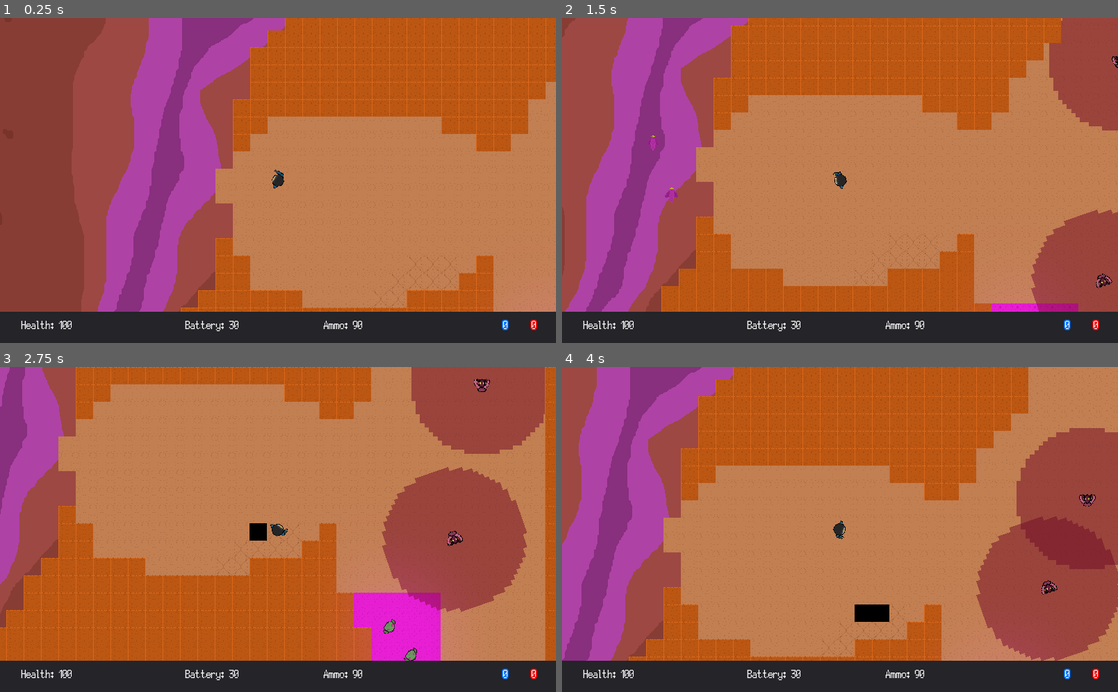
Above: before the commit, frames 1-4 (two rows, left to right).
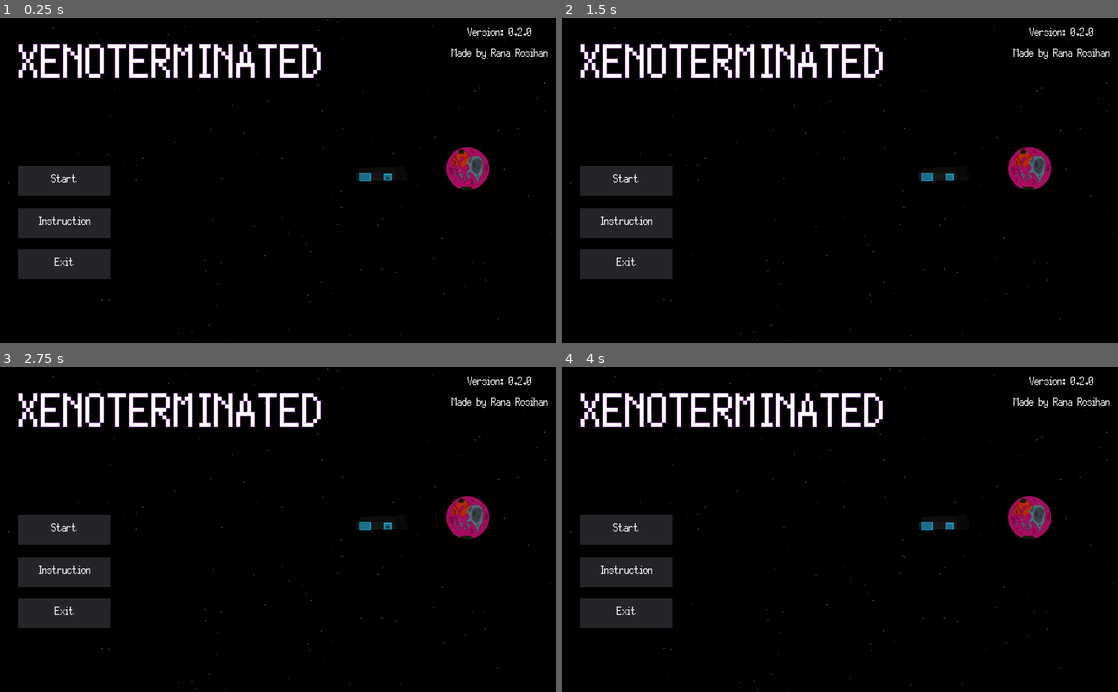
Above: after the commit, the same moments.

Repository: RanaIsHere/xenoterminated
Game: Godot game, scene res://scenes/MainMenu.tscn
Two runs of this game, one before a commit and one after it. Both use one fixed random seed, a clock stepped at 60 frames per second and the inputs below. Before the commit the project starts from res://scenes/world/stage_1.tscn.
Inputs (mouse positions are in pixels of both pictures, inside the frame that each line leads up to):
- Up to frame 1 (0.25 s): no input
- Up to frame 2 (1.5 s): move the mouse to (962, 164) at 0.52 s; hold D (right) 0.53-1.28 s; tap Space (observe) at 0.6 s; click (962, 164) at 0.67 s; move the mouse to (728, 196) at 1.27 s; hold S (down) from 1.28 s (still down); tap E (shoot) at 1.35 s
- Up to frame 3 (2.75 s): move the mouse to (333, 458) at 2.02 s; release S (down) at 2.03 s; hold D (right) from 2.03 s (still down); tap Space (observe) at 2.1 s
- Up to frame 4 (4 s): move the mouse to (812, 594) at 2.77 s; release D (right) at 2.78 s; hold W (up) 2.78-3.53 s; tap E (shoot) at 2.85 s; click (812, 594) at 2.92 s; move the mouse to (1006, 578) at 3.52 s; hold A (left) from 3.53 s (still down); tap Space (observe) at 3.6 s

The runs differ from the first frame. In frame 1, 100% of the frame differs, in the area x 0-100%, y 0-100%; in frame 2, 100%; in frame 3, 100%; in frame 4, 100%.

Commit message:
Xenoterminated v0.2.0

Diff:
--- a/project.godot
+++ b/project.godot
@@ -16,7 +16,7 @@
 [application]
 
 config/name="Xenoterminated"
-run/main_scene="res://scenes/world/stage_1.tscn"
+run/main_scene="res://scenes/MainMenu.tscn"
 config/icon="res://icon.png"
 
 [autoload]
